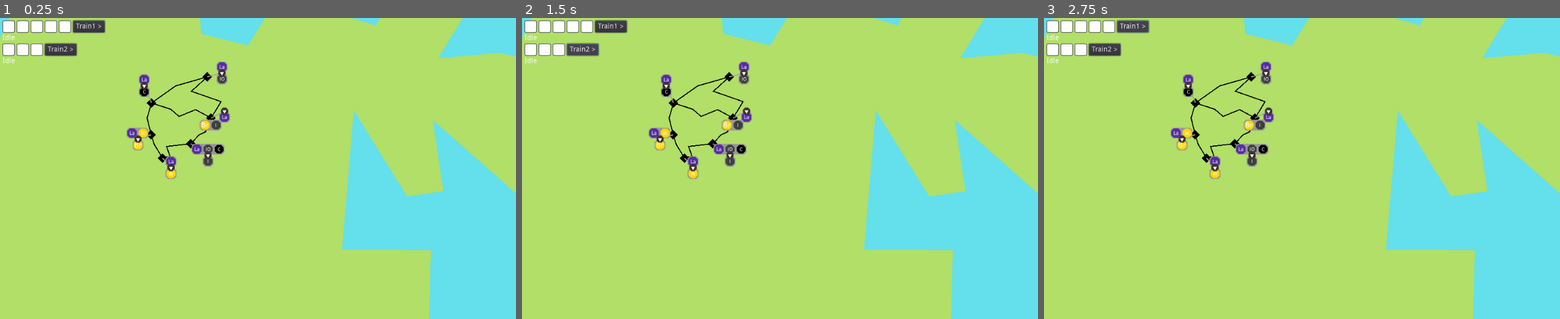
Above: before the commit, frames 1-3 (left to right).
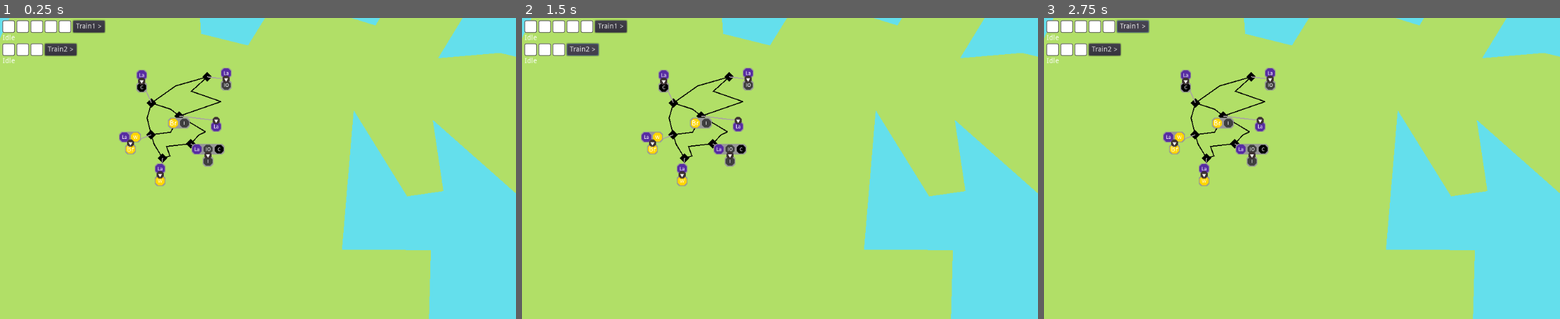
Above: after the commit, the same moments.

Repository: LeBoku/supply-chained
Game: Godot game, scene res://Game.tscn
The game is run twice, just before and just after one commit, with the same random seed, the same clock (stepped at 60 frames per second) and the same inputs.
Inputs:
- Up to frame 1 (0.25 s): no input
- Up to frame 2 (1.5 s): click "Train1 >" at 0.5 s; click "Train2 >" at 1.25 s
- Up to frame 3 (2.75 s): click "Train1 >" at 2 s

The runs differ from the first frame. In frame 1, 1.6% of the frame differs, in the area x 23-45%, y 14-56%; in frame 2, 1.6%; in frame 3, 1.6%.

Commit message:
connected station wants

Diff:
--- a/supply-chained/Game.tscn
+++ b/supply-chained/Game.tscn
@@ -45,13 +45,13 @@
 }
 
 [node name="Rail4" parent="Map" instance=ExtResource( 3 )]
-points = PoolVector2Array( 149.333, 160.666, 133.897, 173.058, 163.333, 183.333, 152.894, 201.319 )
+points = PoolVector2Array( 149.333, 160.666, 133.897, 173.058, 163.333, 183.333, 123.5, 196.667 )
 
 [node name="IronMine" parent="Map" instance=ExtResource( 2 )]
 position = Vector2( 149.667, 158.667 )
 
 [node name="Mine" parent="Map/IronMine" instance=ExtResource( 8 )]
-position = Vector2( 14.566, -3.86681 )
+position = Vector2( 18.7327, 2.29986 )
 produces = PoolStringArray( "iron-ore" )
 
 [node name="Rail3" parent="Map" instance=ExtResource( 3 )]
@@ -61,18 +61,18 @@
 position = Vector2( 94.3333, 184.667 )
 
 [node name="Mine" parent="Map/CoalMine" instance=ExtResource( 8 )]
-position = Vector2( -7.22768, -17.1945 )
+position = Vector2( -9.72768, -21.6945 )
 produces = PoolStringArray( "coal" )
 
 [node name="Rail" parent="Map" instance=ExtResource( 3 )]
-points = PoolVector2Array( 153.524, 200.69, 138.102, 191.347, 121.695, 198.106, 113.454, 190.989, 94, 184.666 )
+points = PoolVector2Array( 121.695, 198.106, 113.454, 190.989, 94, 184.666 )
 
 [node name="Town" parent="Map" instance=ExtResource( 2 )]
-position = Vector2( 153.46, 199.748 )
+position = Vector2( 121.96, 197.748 )
 wants = PoolStringArray( "bread", "iron" )
 
 [node name="Labor" parent="Map/Town" instance=ExtResource( 8 )]
-position = Vector2( 13.3466, -6.94152 )
+position = Vector2( 36.5133, 4.39181 )
 requires = PoolStringArray(  )
 produces = PoolStringArray( "labor" )
 
@@ -94,26 +94,25 @@
 position = Vector2( 94.0024, 216.343 )
 
 [node name="Mill" parent="Map/Mill" instance=ExtResource( 8 )]
-position = Vector2( -13.034, 4.33464 )
+position = Vector2( -20.534, 8.33464 )
 requires = PoolStringArray( "labor", "wheat" )
 produces = PoolStringArray( "bread" )
 
 [node name="Rail5" parent="Map" instance=ExtResource( 3 )]
-points = PoolVector2Array( 133.444, 225.105, 141.432, 216.556, 147.982, 213.421, 152.364, 200.439 )
+points = PoolVector2Array( 133.444, 225.105, 141.432, 216.556, 147.982, 213.421, 123.167, 199.167 )
 
 [node name="Farm" parent="Map" instance=ExtResource( 2 )]
 position = Vector2( 105.333, 239.667 )
 
 [node name="Farm" parent="Map/Farm" instance=ExtResource( 8 )]
-position = Vector2( 8.36742, 9.45028 )
-produces = PoolStringArray( "wheat" )
-
-[node name="Farm2" parent="Map/Farm" instance=ExtResource( 8 )]
-position = Vector2( 8.36742, 9.45028 )
+position = Vector2( -2.46592, 16.617 )
 produces = PoolStringArray( "wheat" )
 
 [node name="Rail2" parent="Map" instance=ExtResource( 3 )]
 points = PoolVector2Array( 95.4242, 215.128, 90, 199.666, 92.6667, 184.666 )
+
+[node name="Rail7" parent="Map" instance=ExtResource( 3 )]
+points = PoolVector2Array( 95.4242, 215.128, 113.333, 213.833, 121.833, 198.167 )
 
 [node name="Train1" type="Polygon2D" parent="."]
 z_index = 10
--- a/supply-chained/Production/Production.gd
+++ b/supply-chained/Production/Production.gd
@@ -7,8 +7,6 @@
 func _ready():
 	add_to_group("Production")
 	set_enabled(false)
-
-#	$Sprite.texture = $"/root/CargoHelper".get_icon(produces)
 
 	$Connector.visible = true
 	$Connector.add_point(Vector2())
--- a/supply-chained/carriers/CurrentRoute.gd
+++ b/supply-chained/carriers/CurrentRoute.gd
@@ -14,11 +14,19 @@
 	if carrier.current_route != null:
 		if carrier.current_route.repeats:
 			$State.text = "On route"
+
 			for step in carrier.current_route.steps:
 				if len(step.exchanges) > 0:
 					var label = Label.new()
 					label.text = step.station.name
 					add_child(label)
+
+					for exchange in step.exchanges:
+						if len(step.exchanges) > 0:
+							var exchange_label = Label.new()
+							exchange_label.text = ('+' if exchange[2] else '-')+ exchange[1]
+
+							add_child(exchange_label)
 		else:
 			$State.text = "Rerouting"
 
--- a/supply-chained/station/Station.gd
+++ b/supply-chained/station/Station.gd
@@ -33,3 +33,6 @@
 		if carrier.cargo.has(r):
 			carrier.remove_cargo(r)
 			yield(get_tree().create_timer(1), "timeout")
+
+func _on_want_selected(list, cargo):
+	$"/root/RouteBuilder".add_step(self, [list, cargo, false])
--- a/supply-chained/station/Station.tscn
+++ b/supply-chained/station/Station.tscn
@@ -17,3 +17,5 @@
 
 [node name="Wants" parent="." instance=ExtResource( 3 )]
 visible = false
+
+[connection signal="selected" from="Wants" to="." method="_on_want_selected"]
